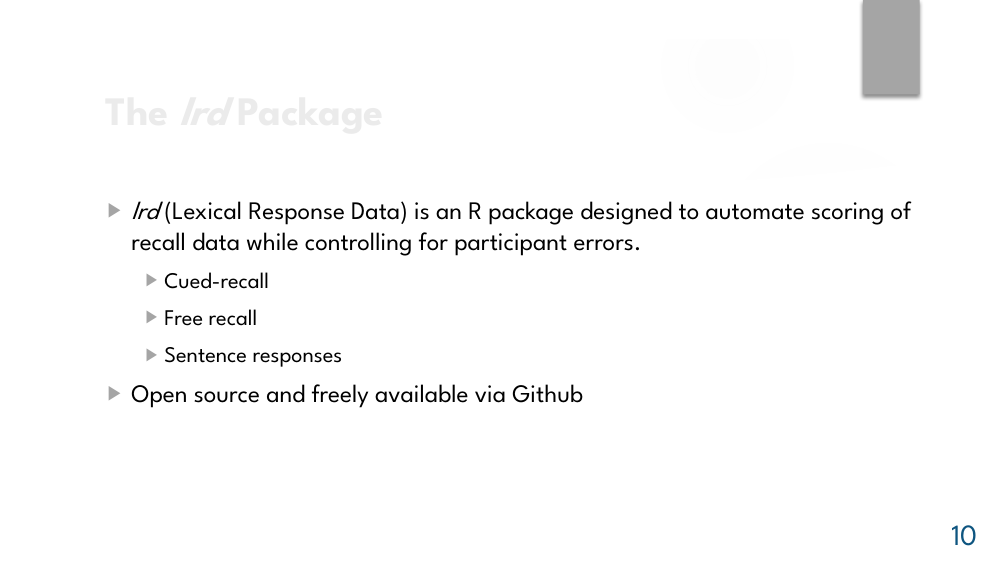
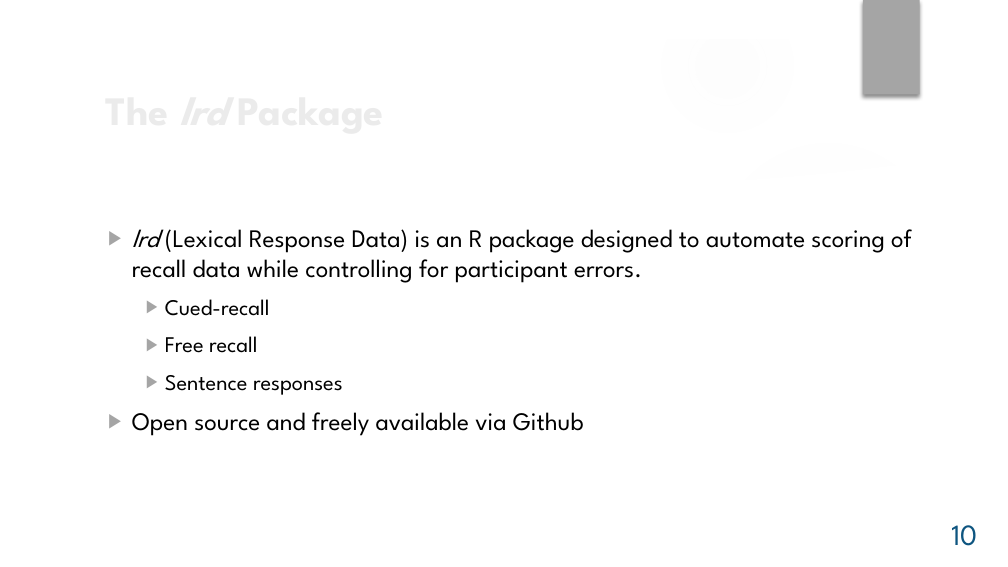
Before and after one commit to npm27/lrd-analysis, a slide deck: slide 10 of Presentations/Grad Symposium 21.pptx. Drawn at 1008x567 pixels with LibreOffice and Linux fonts; fonts in the diff are those of the drawing; background and template pictures are left out. Boxes give left, top, right and bottom in pixels: in the first picture for what was removed or moved away, otherwise in the second. Text is boxed around its words. In the diff, an @@ line names an element or a change of style, - is before the commit and + after.

```diff
--- a/Presentations/Grad Symposium 21.pptx
+++ b/Presentations/Grad Symposium 21.pptx
@@ text "lrd (Lexical Response Data) is ...": place and size @@
-text "lrd (Lexical Response Data) is ..." at (131,201,912,408)
+text "lrd (Lexical Response Data) is ..." at (132,229,912,436)
```
Also in this commit, not shown: 21 other files.
